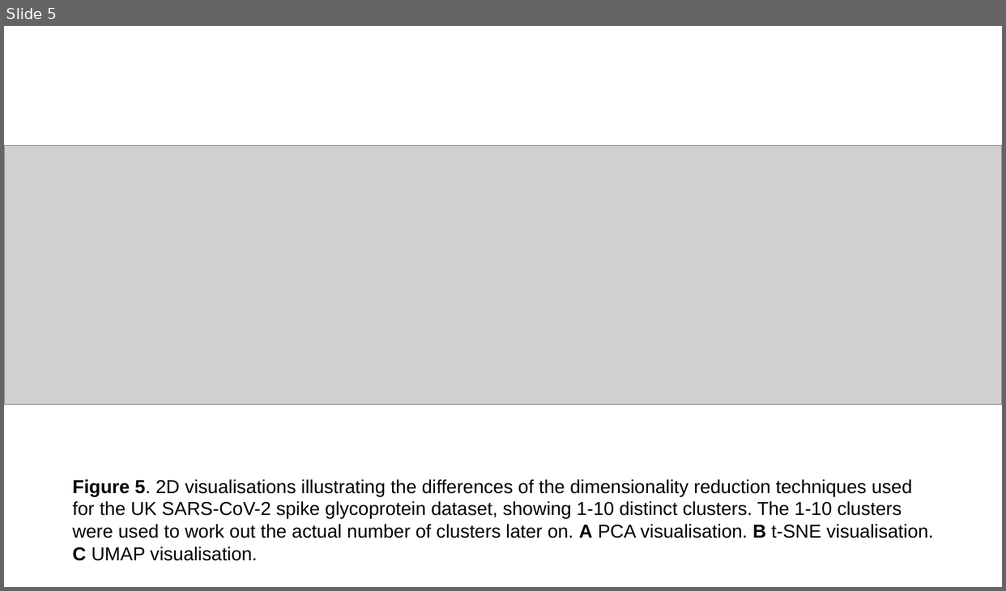
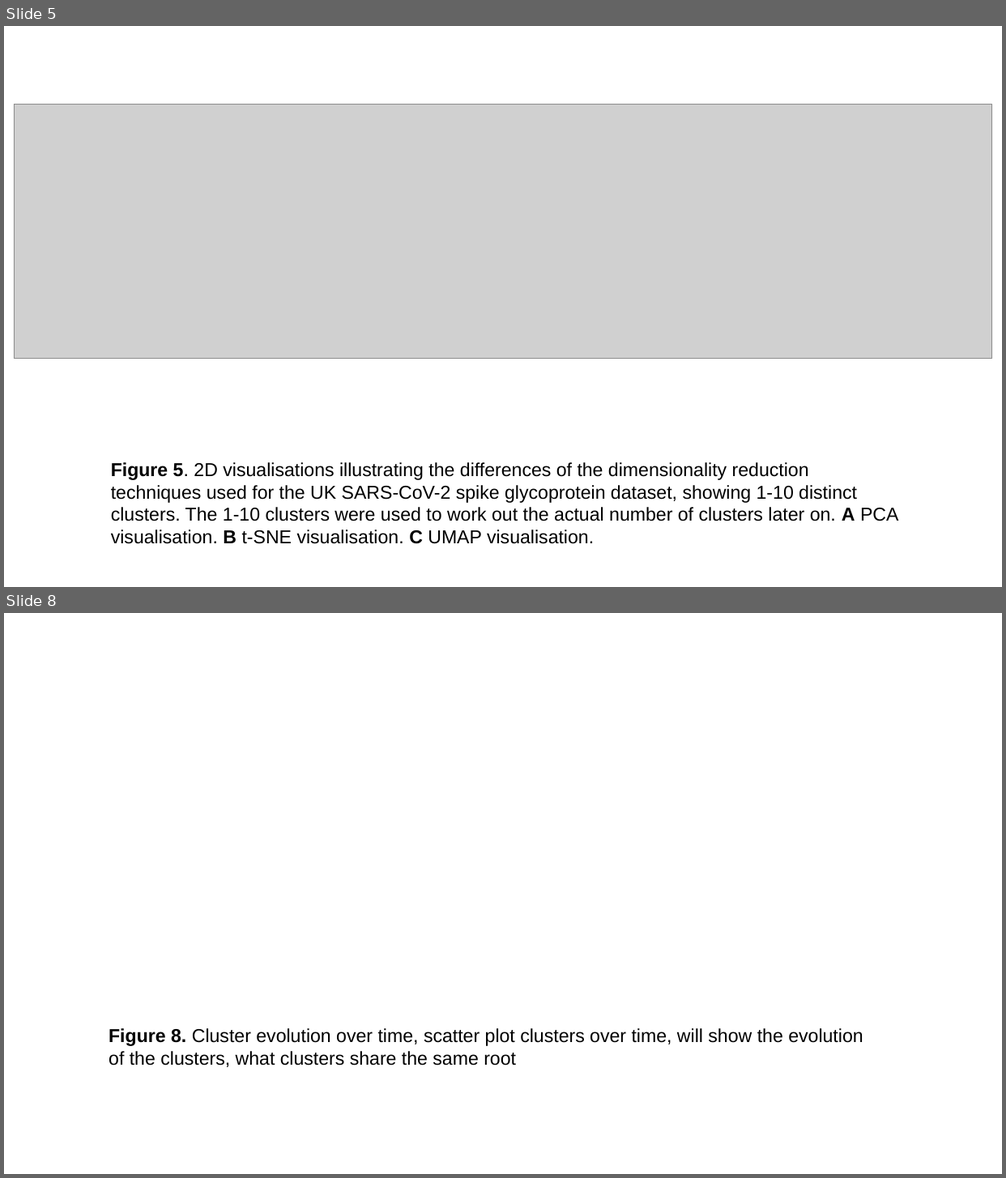
Before and after one commit to sha524/Spike_protein, a slide deck: Plots and Figures/Real plots and figures/Completed figures with captions.pptx. Shown one above the other, each under a label of ours: slide 5 before the commit, slides 5 and 8 after it; the slides between them are not shown. The pictures are 1006x591 and 1006x1178 pixels, drawn with LibreOffice and Linux fonts; fonts in the diff are those of the drawing; grey boxes stand for pictures. Boxes give left, top, right and bottom in pixels: in the first picture for what was removed or moved away, otherwise in the second. Text is boxed around its words. In the diff, an @@ line names an element or a change of style, - is before the commit and + after.

Commit message:
Planning report and figures

```diff
--- a/Plots and Figures/Real plots and figures/Completed figures with captions.pptx
+++ b/Plots and Figures/Real plots and figures/Completed figures with captions.pptx
@@ slide 8 added at box(4, 613, 1002, 1174), background #FFFFFF @@
@@ text added at box(108, 1029, 863, 1067), 18 pt, text #000000 @@
+Figure 8. Cluster evolution over time, scatter plot clusters over time, will show the evolution of the clusters, what clusters share the same root
@@ slide 5 changed as well @@
@@ picture: place and size @@
-picture at box(4, 145, 1002, 405)
+picture at box(15, 104, 992, 358)
@@ text "Figure 5. 2D visualisations illustrating ..." rewrapped from box(73, 480, 933, 561) to box(111, 463, 898, 544) @@
```
Also in this commit, not shown: 4 other slides changed, 3 other slides added, 1 slide removed, 1 other file.
